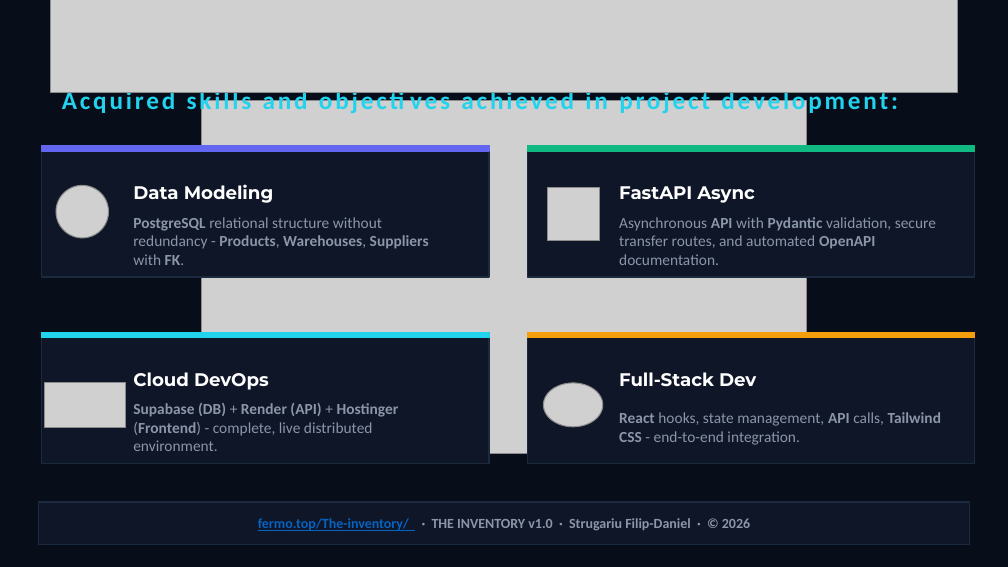
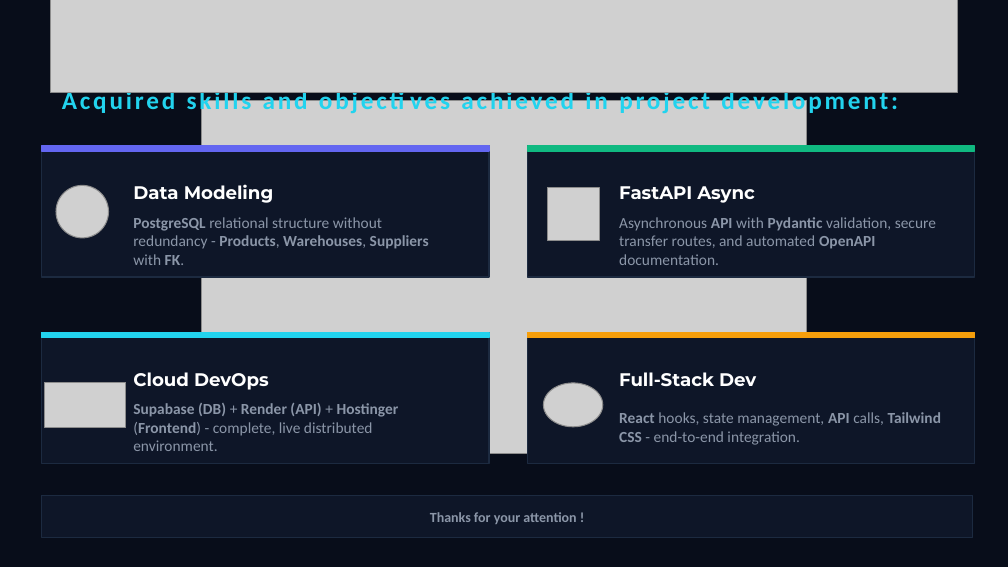
Before and after one commit to StrugariuFilip/the-inventory, a slide deck: slide 9 of Documentations/The-Inventory-EN.pptx (slide 8 before the commit). Drawn at 1008x567 pixels with LibreOffice and Linux fonts; fonts in the diff are those of the drawing; grey boxes stand for pictures. Boxes give left, top, right and bottom in pixels: in the first picture for what was removed or moved away, otherwise in the second. Text is boxed around its words. In the diff, an @@ line names an element or a change of style, - is before the commit and + after.

```diff
--- a/Documentations/The-Inventory-EN.pptx
+++ b/Documentations/The-Inventory-EN.pptx
@@ rectangle: place and size @@
-rectangle at (38, 502, 970, 544)
+rectangle at (41, 496, 973, 538)
@@ text removed at (258, 518, 750, 531) @@
-fermo.top/The-inventory/ · THE INVENTORY v1.0 · Strugariu Filip-Daniel · © 2026
@@ text added at (430, 512, 576, 524), 10 pt, text #8B96A8, bold @@
+Thanks for your attention !
```
Also in this commit, not shown: 1 slide added, 8 other files.
